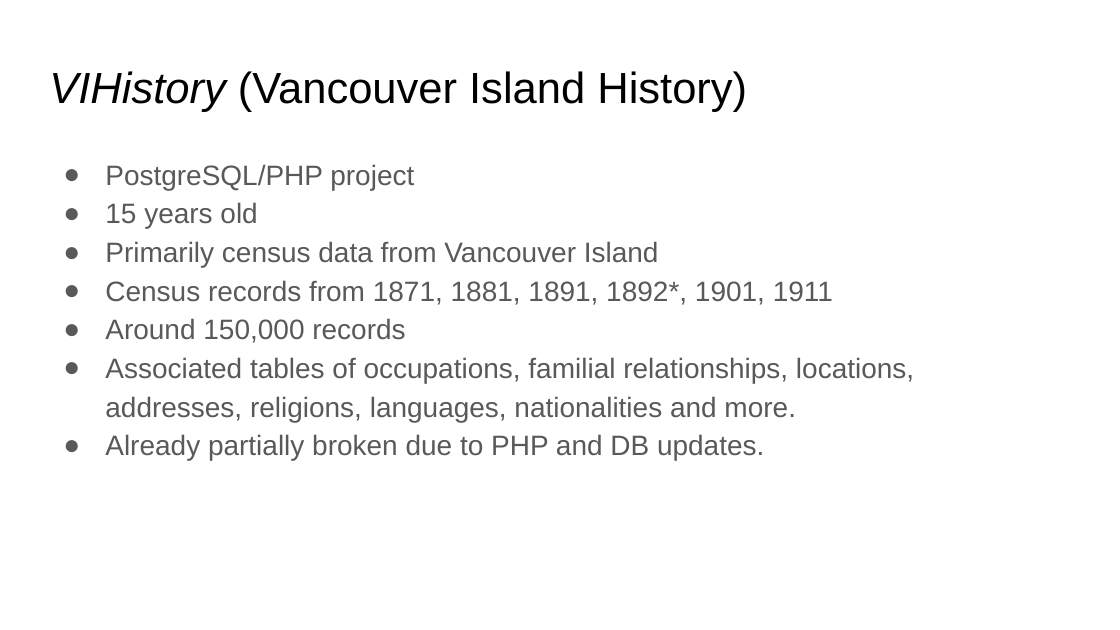
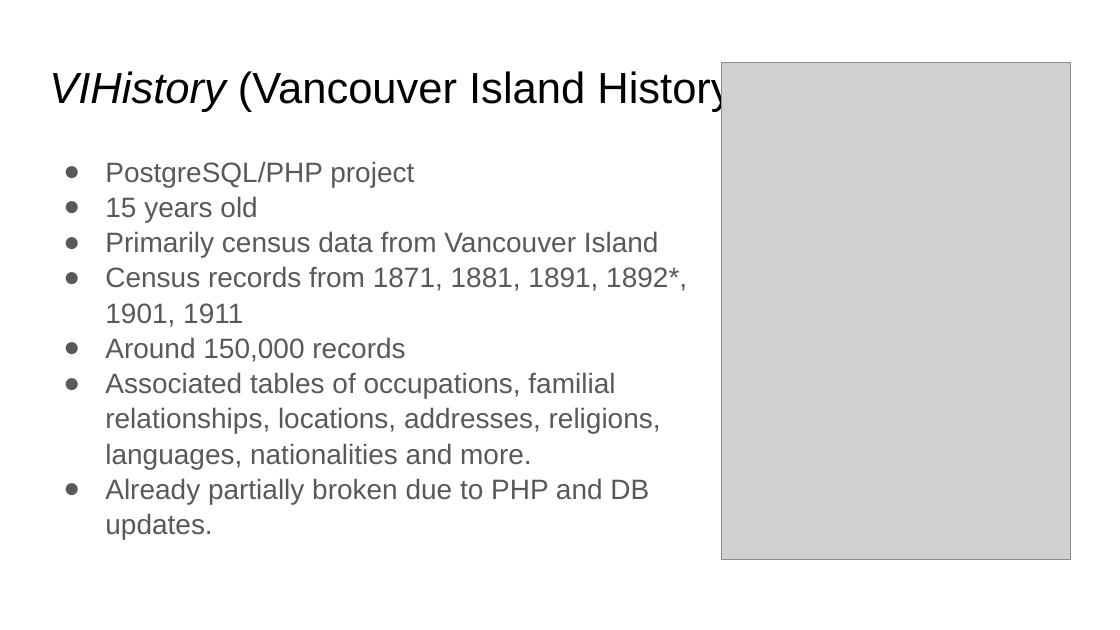
Before and after one commit to projectEndings/Endings, a slide deck: slide 10 of presentations/DH_2022/How_big_can_a_static_site_be.odp. Drawn at 1120x630 pixels with LibreOffice and Linux fonts; fonts in the diff are those of the drawing; grey boxes stand for pictures; background and template pictures are left out. Boxes give left, top, right and bottom in pixels: in the first picture for what was removed or moved away, otherwise in the second. Text is boxed around its words. In the diff, an @@ line names an element or a change of style, - is before the commit and + after.

```diff
--- a/presentations/DH_2022/How_big_can_a_static_site_be.odp
+++ b/presentations/DH_2022/How_big_can_a_static_site_be.odp
@@ picture added at (721, 63, 1070, 560) @@
@@ text "PostgreSQL/PHP project" at (105, 161, 687, 539): line spacing 1.15 to 1.05 @@
```
Also in this commit, not shown: 4 other slides changed, 1 slide added, 1 slide removed, 1 other file.
